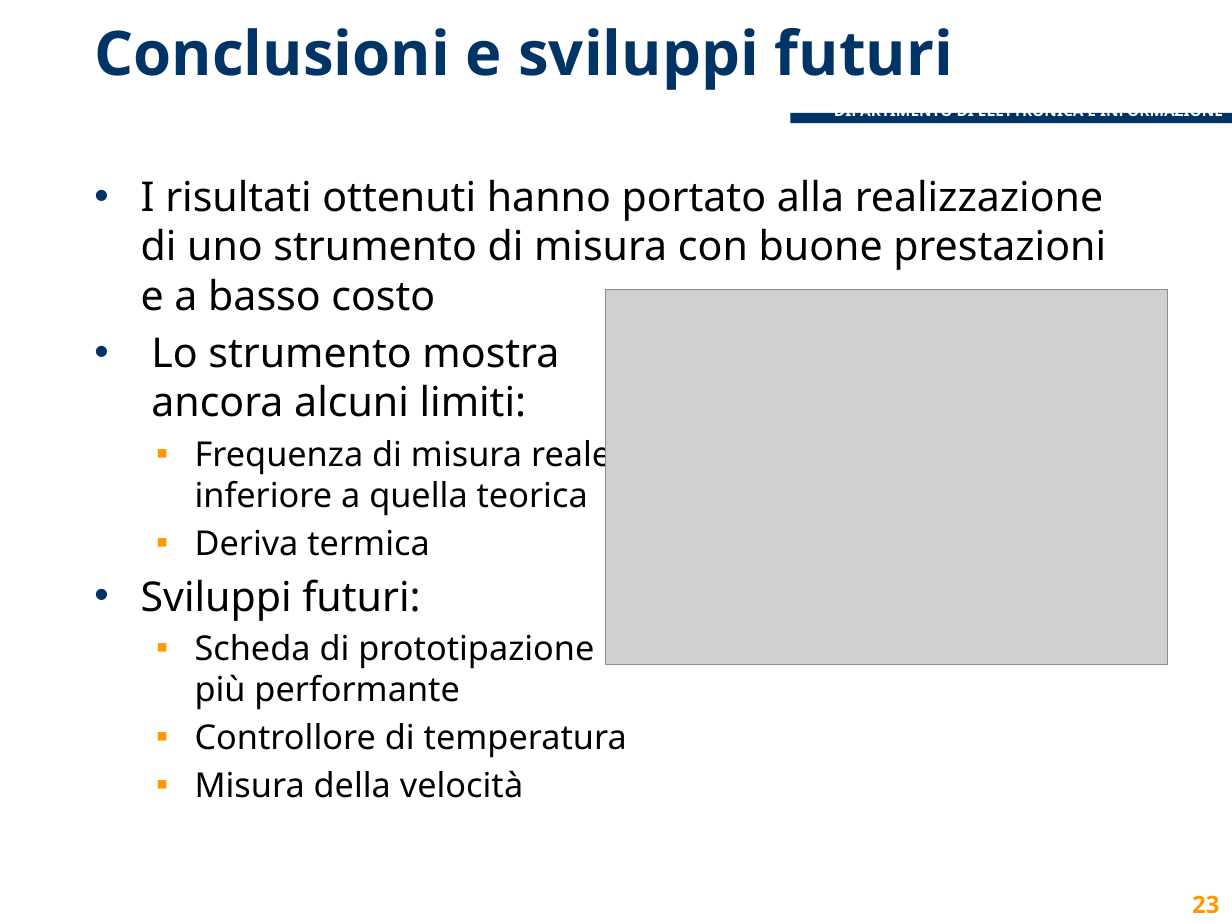
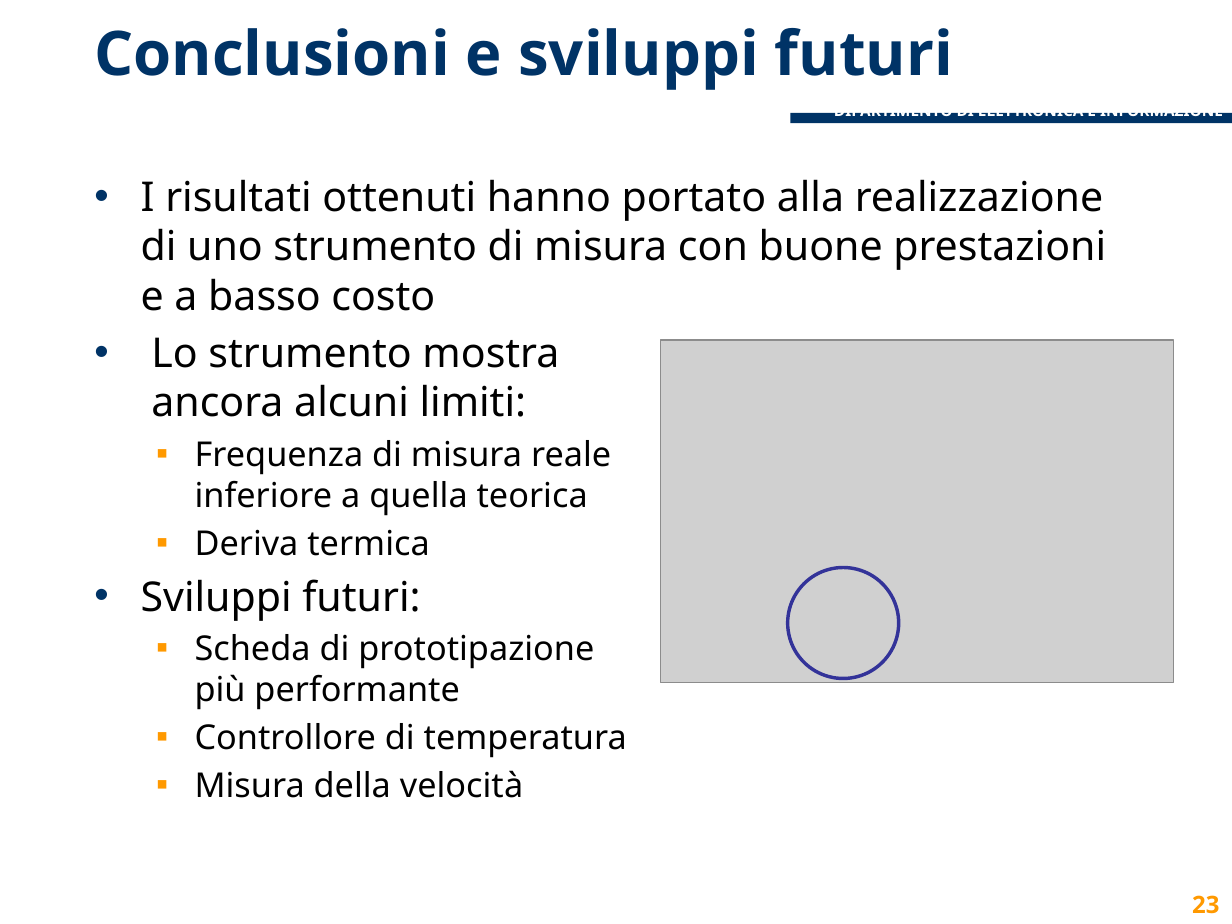
Before and after one commit to lcavagnispolimi/thesis_latex, a slide deck: slide 23 of presentazione_discussione.pptx. Drawn at 1232x924 pixels with LibreOffice and Linux fonts; fonts in the diff are those of the drawing; grey boxes stand for pictures; background and template pictures are left out. Boxes give left, top, right and bottom in pixels: in the first picture for what was removed or moved away, otherwise in the second. Text is boxed around its words. In the diff, an @@ line names an element or a change of style, - is before the commit and + after.

```diff
--- a/presentazione_discussione.pptx
+++ b/presentazione_discussione.pptx
@@ picture: place and size @@
-picture at (606, 290, 1168, 664)
+picture at (660, 340, 1173, 683)
@@ ellipse added at (787, 568, 898, 679), outline #333399 2 pt @@
```
Also in this commit, not shown: 19 other slides changed.
